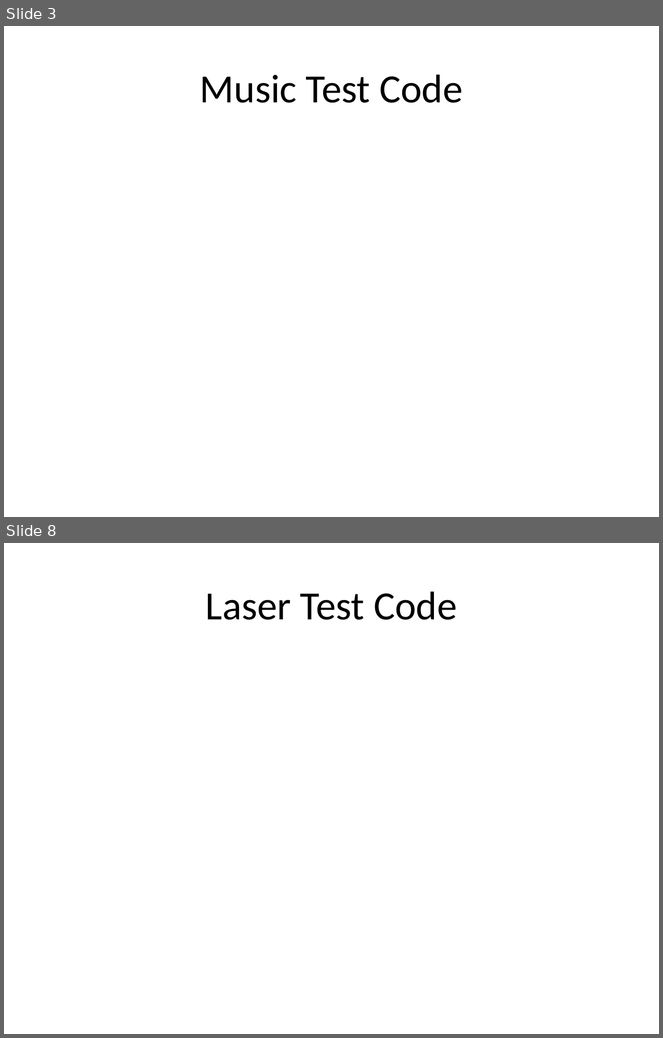
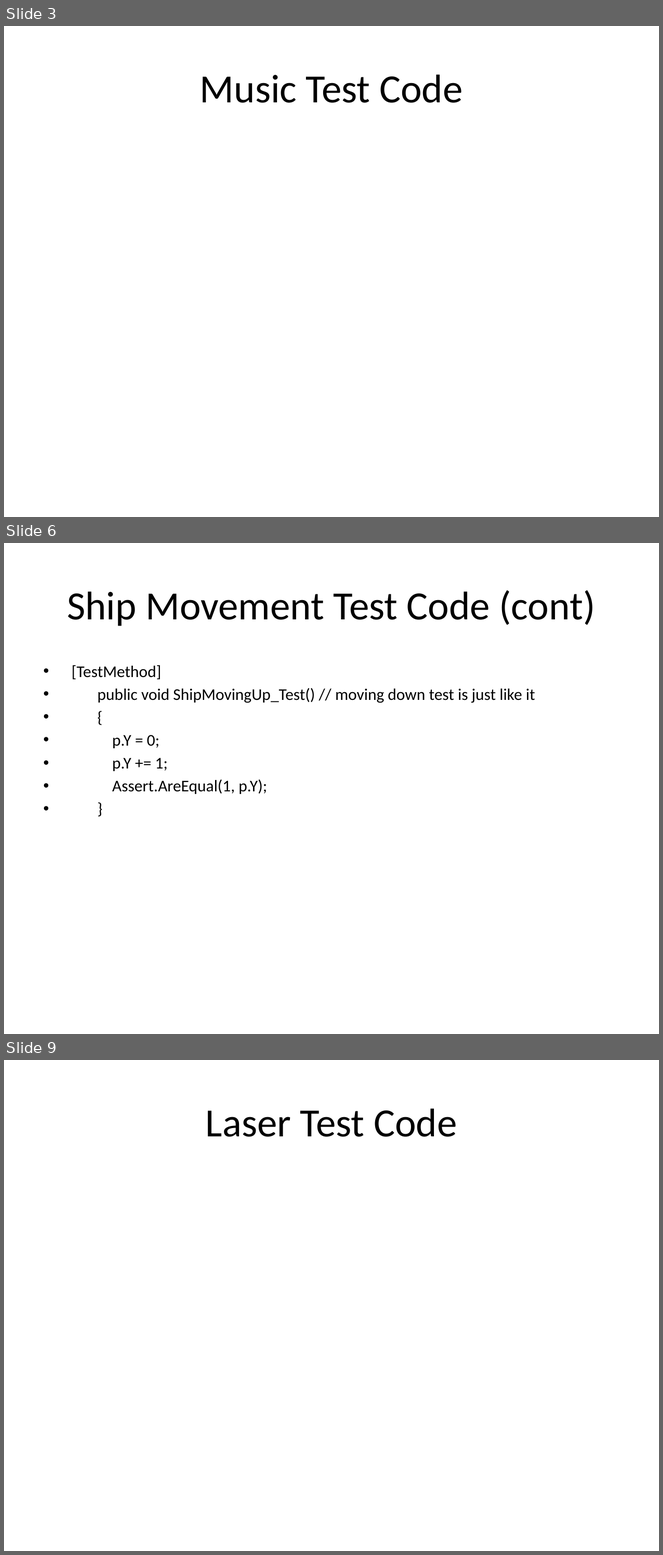
Before and after one commit to csce3513/Team15, a slide deck: Project Starfighter 1.1.pptx. Shown one above the other, each under a label of ours: slides 3 and 8 before the commit, slides 3, 6 and 9 after it; the slides between them are not shown. The pictures are 663x1038 and 663x1555 pixels, drawn with LibreOffice and Linux fonts; fonts in the diff are those of the drawing; background and template pictures are left out. Boxes give left, top, right and bottom in pixels: in the first picture for what was removed or moved away, otherwise in the second. Text is boxed around its words. In the diff, an @@ line names an element or a change of style, - is before the commit and + after.

```diff
--- a/Project Starfighter 1.1.pptx
+++ b/Project Starfighter 1.1.pptx
@@ slide 6 added at (x1=4, y1=543, x2=659, y2=1034), background picture (left out) @@
@@ title added at (x1=67, y1=590, x2=596, y2=626), 44 pt, text #000000 @@
+Ship Movement Test Code (cont)
@@ text added at (x1=72, y1=665, x2=535, y2=794), 18 pt, text #000000 @@
+• [TestMethod]
+• public void ShipMovingUp_Test() // moving down test is just like it
+• {
+• p.Y = 0;
+• p.Y += 1;
+• Assert.AreEqual(1, p.Y);
+• }
@@ what was slide 8 is now slide 9 @@
```
Also in this commit, not shown: 3 slides changed, 4 other files.
